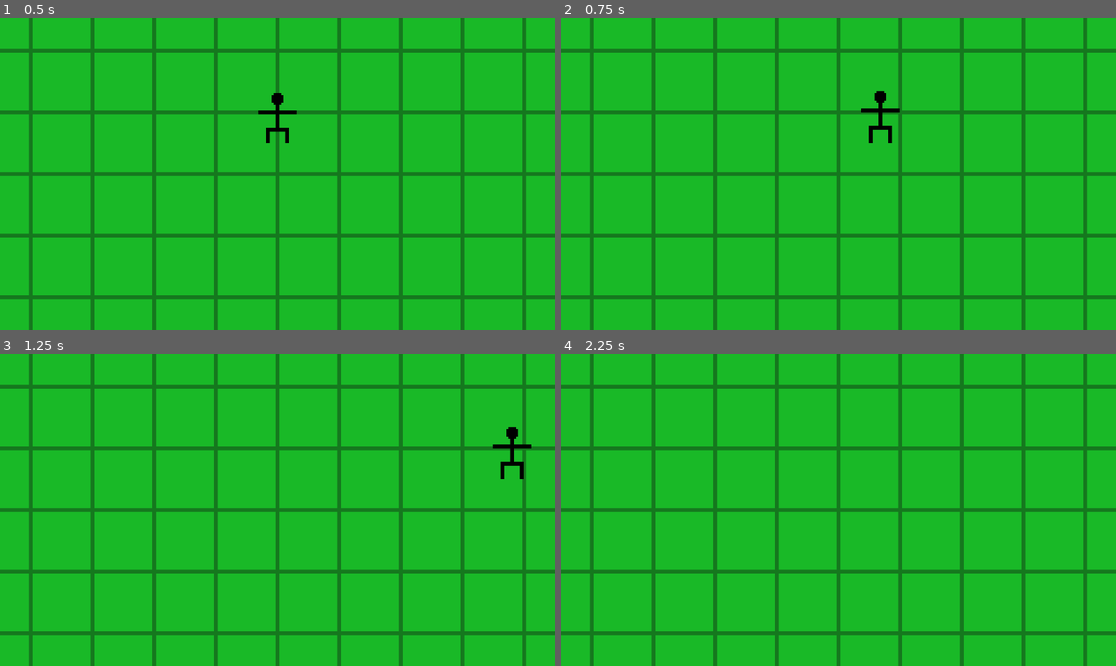
Above: before the commit, frames 1-4 (two rows, left to right).
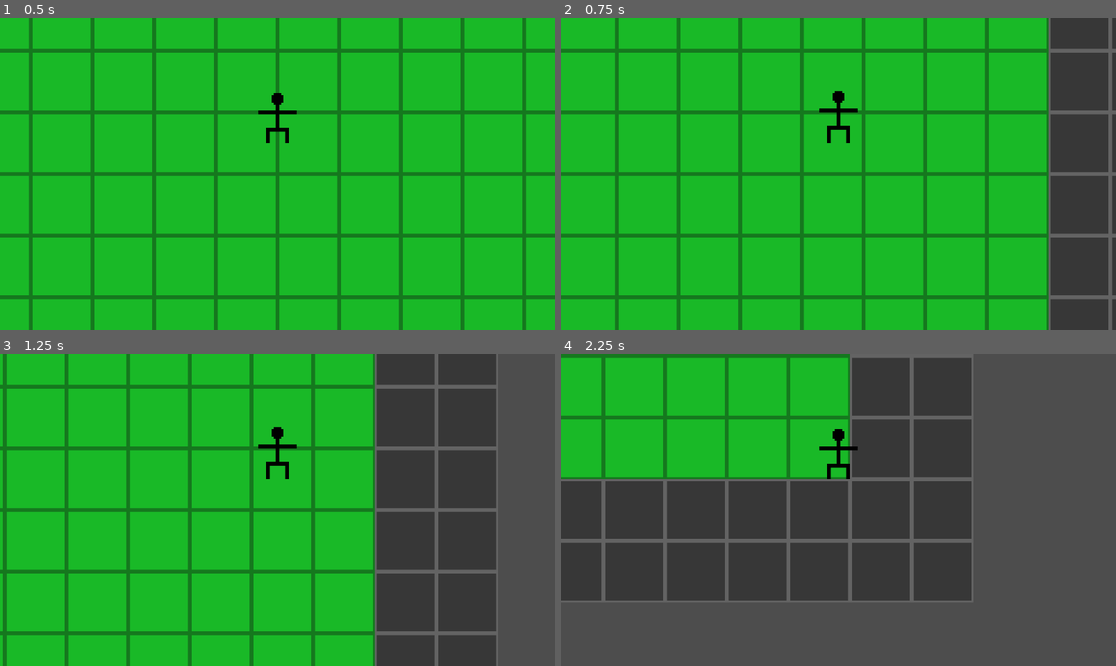
Above: after the commit, the same moments.

Repository: Mathofi/Project-Blackberry
Game: Godot game, scene res://scenes/game.tscn
The game is run twice, just before and just after one commit, with the same random seed, the same clock (stepped at 60 frames per second) and the same inputs.
Inputs:
- Up to frame 1 (0.5 s): no input
- Up to frame 2 (0.75 s): tap Enter at 0.5 s; hold D (move_right) from 0.53 s (still down); tap Space (move_dash, bound only after the commit) at 0.6 s
- Up to frame 3 (1.25 s): keep holding D (move_right)
- Up to frame 4 (2.25 s): release D (move_right) at 1.28 s; hold S (move_down) 1.28-2.03 s; tap Space (move_dash, bound only after the commit) at 1.35, 2.1 s; hold D (move_right) from 2.03 s (still down)

Frame 1 is identical in both runs. In frame 2, 23% of the frame differs, in the area x 5-100%, y 0-100%; in frame 3, 41%; in frame 4, 84%, in the area x 0-100%, y 0-100%.

Commit message:
added even better movement

Diff:
--- a/project.godot
+++ b/project.godot
@@ -41,6 +41,11 @@
 , Object(InputEventKey,"resource_local_to_scene":false,"resource_name":"","device":-1,"window_id":0,"alt_pressed":false …(186 unchanged characters)…
 ]
 }
+move_dash={
+"deadzone": 0.2,
+"events": [null, Object(InputEventKey,"resource_local_to_scene":false,"resource_name":"","device":0,"window_id":0,"alt_pressed":false,"shift_pressed":false,"ctrl_pressed":false,"meta_pressed":false,"pressed":false,"keycode":0,"physical_keycode":32,"key_label":0,"unicode":0,"location":0,"echo":false,"script":null)
+]
+}
 
 [rendering]
 
--- a/scenes/game.tscn
+++ b/scenes/game.tscn
@@ -26,8 +26,10 @@
 tile_map_data = PackedByteArray("AAAAAAAAAAAAAAAAAAD//wAAAAAAAAAAAAD+/wAAAAAAAAAAAAABAAAAAAAAAAAAAAACAAAAAAAAAAAAAAADAA …(3280 unchanged characters)…
 tile_set = SubResource("TileSet_8cj0n")
 
-[node name="Camera2D" type="Camera2D" parent="."]
-zoom = Vector2(4, 4)
-
 [node name="Player" parent="." instance=ExtResource("2_yqjtg")]
 position = Vector2(0, -16)
+POST_DASH_SPEED_REDUCTION_TIME = 2.0
+
+[node name="Camera2D" type="Camera2D" parent="Player"]
+position = Vector2(0, 16)
+zoom = Vector2(4, 4)
--- a/scripts/player.gd
+++ b/scripts/player.gd
@@ -1,24 +1,74 @@
 extends CharacterBody2D
 
+@export var SPEED = 200.0
+@export var POST_DASH_SPEED = 100.0
+@export var POST_DASH_SPEED_REDUCTION_TIME = 0.5
+@export var DASH_SPEED = 800.0
+@export var DASH_TIME = 0.02
+@export var DASH_COOLDOWN = 1.0
+@export var POST_DASH_BRAKE_TIME = 0.04
 
-@export var SPEED = 200.0 # max speed
-const ACCELERATOIN = 1000.0
-const FRICTON = 800.0
+const ACCELERATION = 1500.0
+const FRICTION = 1000.0
+const POST_DASH_FRICTION = 16000.0
 
-## movement
+var dash_timer = 0.0
+var dash_cooldown = 0.0
+var dash_direction = Vector2.ZERO
+var post_dash_brake_timer = 0.0
+var post_dash_slow_timer = 0.0
+
 func _physics_process(delta: float) -> void:
-	# vector 2 is for bolth axes for (0,0)
+	# Update timers
+	if dash_timer > 0.0:
+		dash_timer -= delta
+	else:
+		if dash_cooldown > 0.0:
+			dash_cooldown -= delta
+		if post_dash_brake_timer > 0.0:
+			post_dash_brake_timer -= delta
+		if post_dash_slow_timer > 0.0:
+			post_dash_slow_timer -= delta
+
+	# Start dash
+	if Input.is_action_just_pressed("move_dash") and dash_timer <= 0 and dash_cooldown <= 0:
+		_start_dash()
+
+	# Handle dash
+	if dash_timer > 0.0:
+		velocity = dash_direction * DASH_SPEED
+	else:
+		# Normal movement
+		var input_vector = _get_input_vector()
+		var target = Vector2.ZERO
+
+		if input_vector != Vector2.ZERO:
+			var current_max_speed = _get_current_max_speed()
+			target = input_vector * current_max_speed
+
+		var accel = POST_DASH_FRICTION if post_dash_brake_timer > 0 else (ACCELERATION if input_vector != Vector2.ZERO else FRICTION)
+		velocity = velocity.move_toward(target, accel * delta)
+
+	move_and_slide()
+
+func _get_input_vector() -> Vector2:
 	var input_vector = Vector2(
 		Input.get_axis("move_left", "move_right"),
 		Input.get_axis("move_up", "move_down")
-	).normalized()
+	)
+	return input_vector.normalized() if input_vector != Vector2.ZERO else input_vector
 
+func _get_current_max_speed() -> float:
+	if post_dash_slow_timer > 0.0:
+		var t = 1.0 - (post_dash_slow_timer / POST_DASH_SPEED_REDUCTION_TIME)
+		return lerp(POST_DASH_SPEED, SPEED, t)
+	return SPEED
+
+func _start_dash() -> void:
+	var input_vector = _get_input_vector()
 	if input_vector != Vector2.ZERO:
-		# accelerat toward the directon
-		var target = input_vector * SPEED
-		velocity = velocity.move_toward(target, ACCELERATOIN * delta)
-	else:
-		# moves twords 0 then no input
-		velocity = velocity.move_toward(Vector2.ZERO, FRICTON * delta)
-
-	move_and_slide()
+		dash_direction = input_vector
+		dash_timer = DASH_TIME
+		post_dash_brake_timer = POST_DASH_BRAKE_TIME
+		post_dash_slow_timer = POST_DASH_SPEED_REDUCTION_TIME
+		dash_cooldown = DASH_COOLDOWN
